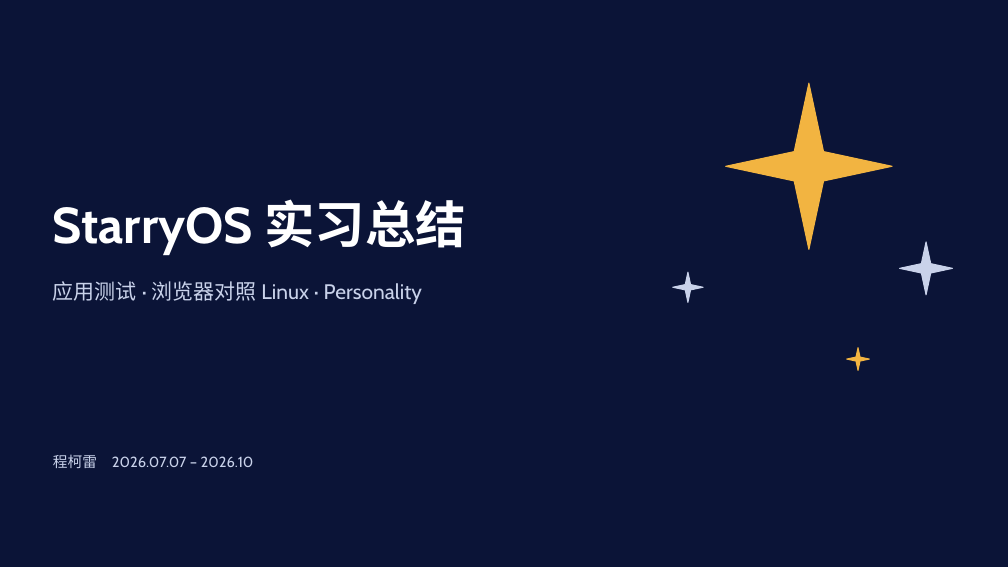
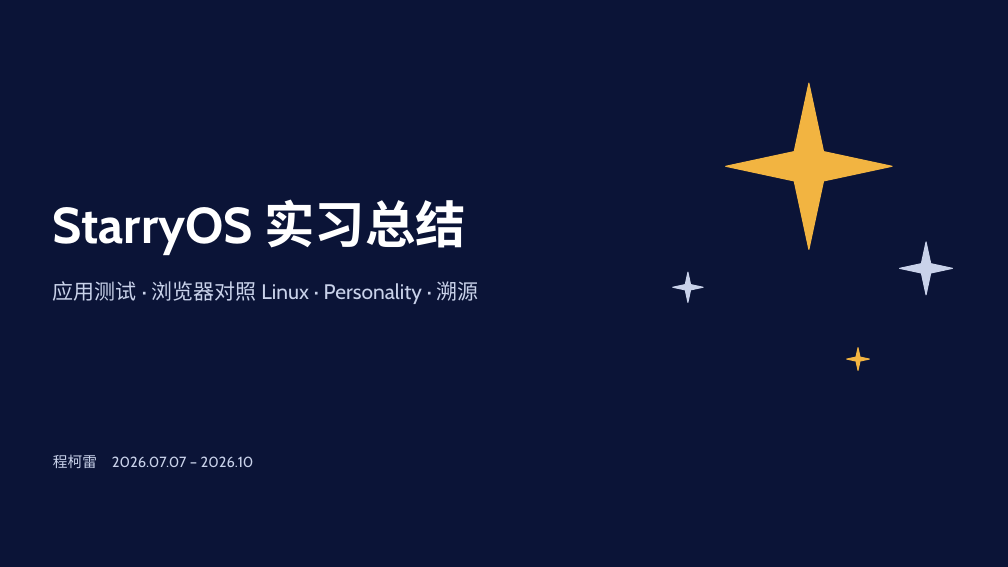
Before and after one commit to Lfan-ke/tgoskits, a slide deck: slide 1 of 实习总结.pptx. Drawn at 1008x567 pixels with LibreOffice and Linux fonts; fonts in the diff are those of the drawing. Boxes give left, top, right and bottom in pixels: in the first picture for what was removed or moved away, otherwise in the second. Text is boxed around its words. In the diff, an @@ line names an element or a change of style, - is before the commit and + after.

```diff
--- a/实习总结.pptx
+++ b/实习总结.pptx
@@ text at [53,281,479,304]: text changed @@
-应用测试 · 浏览器对照 Linux · Personality
+应用测试 · 浏览器对照 Linux · Personality · 溯源
```
Also in this commit, not shown: 1 other slide changed, 5 slides added.
